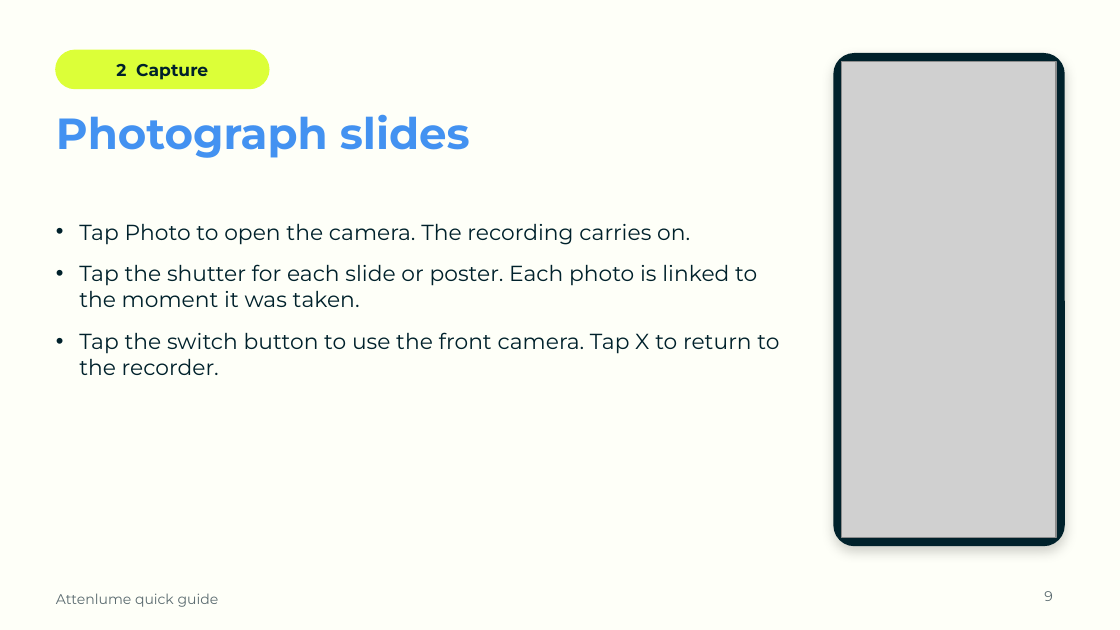
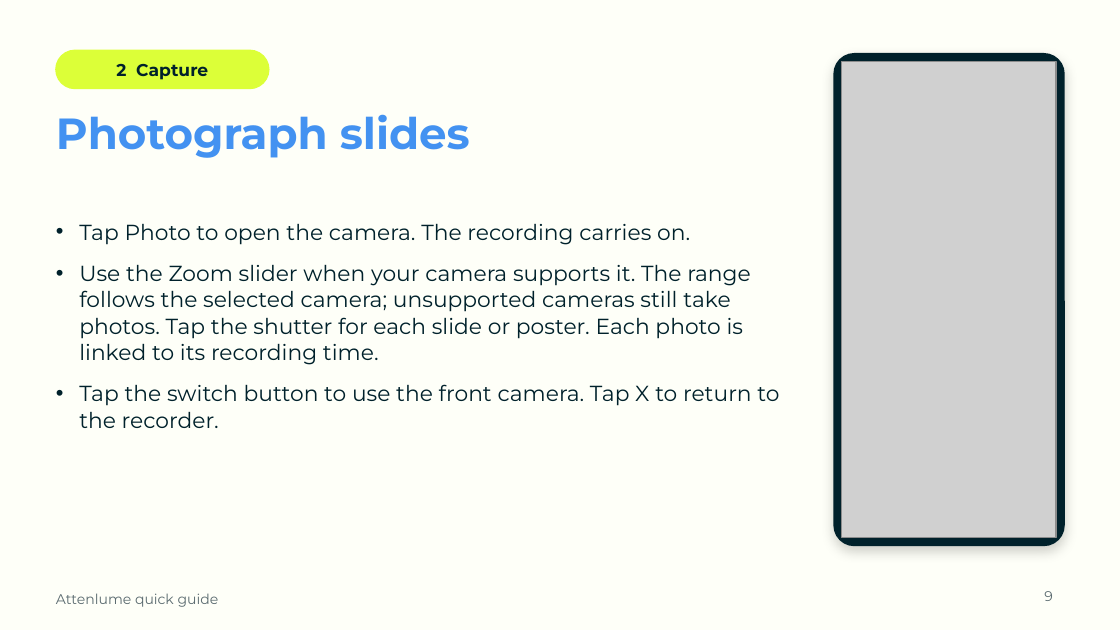
Before and after one commit to SamsonOluwaseun/attenlume, a slide deck: slide 9 of docs/user-guide/Attenlume-Quick-Guide.pptx. Drawn at 1120x630 pixels with LibreOffice and Linux fonts; fonts in the diff are those of the drawing; grey boxes stand for pictures; background and template pictures are left out. Boxes give left, top, right and bottom in pixels: in the first picture for what was removed or moved away, otherwise in the second. Text is boxed around its words. In the diff, an @@ line names an element or a change of style, - is before the commit and + after.

```diff
--- a/docs/user-guide/Attenlume-Quick-Guide.pptx
+++ b/docs/user-guide/Attenlume-Quick-Guide.pptx
@@ text at bbox=[79, 264, 750, 365]: text changed @@
-• Tap the shutter for each slide or poster. Each photo is linked to the moment it was taken.
+• Use the Zoom slider when your camera supports it. The range follows the selected camera; unsupported cameras still take photos. Tap the shutter for each slide or poster. Each photo is linked to its recording time.
```
Also in this commit, not shown: 1 other slide changed, 14 other files.
